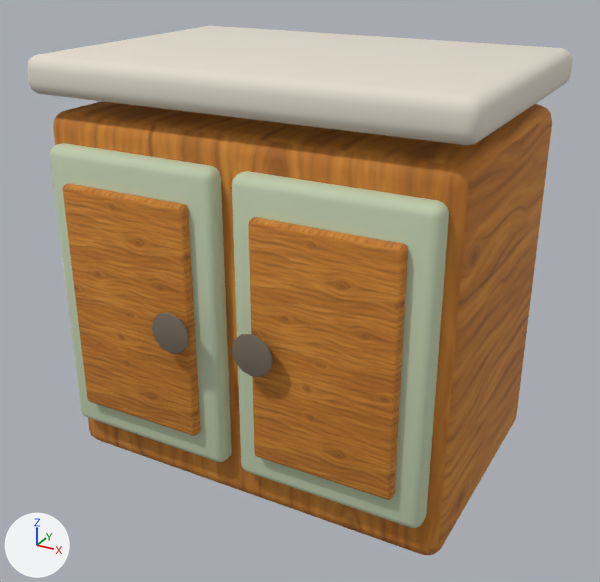
Before and after pictures for a commit that changed the glTF model public/models/furniture/base-cabinet.glb.
Both versions are drawn from a 50 mm camera at (0.796, -1.475, 1.133) aimed at (0.009, -0.043, 0.417). Arrows for +X, +Y and +Z are at lower left; the lights stay in place. The older version comes first. Vertices at exactly the same position are counted once.

Objects in the first picture: 'base-cabinet'.
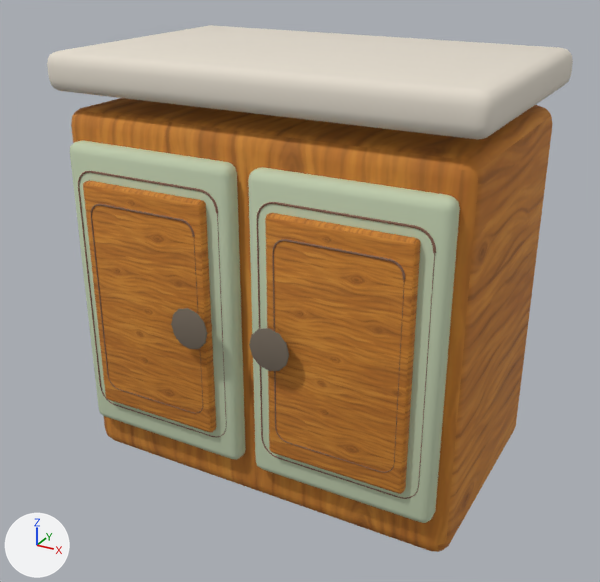
Changed parts and their boxes [x1, y1, x2, y2] in the pictures (600 x 582 px; the box of a moved part takes in the faces that stretch with it):
'base-cabinet', reshaped, moved: before [27, 26, 573, 555]; after [47, 25, 573, 552]
part 1 of me_cube_180, moved or reshaped: before [53, 101, 552, 555]; after [71, 98, 552, 552]
part 2 of me_cube_180, moved or reshaped: before [63, 184, 201, 436]; after [83, 180, 216, 432]
part 3 of me_cube_180, moved or reshaped: before [248, 217, 408, 500]; after [265, 213, 421, 494]
part 4 of me_cube_180, moved or reshaped: before [50, 143, 232, 462]; after [70, 140, 246, 459]
part 5 of me_cube_180, moved or reshaped: before [232, 171, 449, 528]; after [248, 167, 460, 523]
part 6 of me_cube_180, moved or reshaped: before [152, 313, 189, 354]; after [171, 308, 207, 349]
part 7 of me_cube_180, moved or reshaped: before [232, 334, 273, 377]; after [249, 328, 289, 371]
part 8 of me_cube_180, moved or reshaped: before [27, 26, 573, 145]; after [47, 25, 573, 140]
part 9 of me_cube_180, added: after [78, 171, 226, 438]
part 10 of me_cube_180, added: after [91, 204, 203, 413]
part 11 of me_cube_180, added: after [257, 202, 436, 499]
part 12 of me_cube_180, added: after [272, 239, 406, 473]

The change, as a diff of the scene's bpy script:
```diff
--- a/public/models/furniture/base-cabinet.glb.py
+++ b/public/models/furniture/base-cabinet.glb.py
@@ me_cube_180 @@
 # used by ob_base_cabinet; location = (0.0, 0.0, 0.417)
-me_cube_180.from_pydata(...)  # 816 vertices, 1596 faces; spans x -0.45..0.45, y -0.369..0.31, z -0.387..0.492
+me_cube_180.from_pydata(...)  # 1416 vertices, 2780 faces; spans x -0.45..0.45, y -0.31..0.31, z 0.0..0.91
+# me_cube_180 part 1: the loose piece of 96 vertices spanning x -0.432..0.432, y -0.285..0.285, z -0.384..0.384 is multiplied about its middle by the matrix ((1.0, 0.0, 0.0), (0.0, 0.913, 0.0), (0.0, 0.0, 1.035)), then moved by (0.0, 0.027, 0.401)
+# me_cube_180 part 2: the loose piece of 96 vertices spanning x -0.355..-0.068, y -0.339..-0.314, z -0.225..0.259 is multiplied about its middle by the matrix ((1.0, 0.0, 0.0), (0.0, 0.913, 0.0), (0.0, 0.0, 1.035)), then moved by (0.0, 0.055, 0.402)
+# me_cube_180 part 3: the loose piece of 96 vertices spanning x 0.068..0.355, y -0.339..-0.314, z -0.225..0.259 is multiplied about its middle by the matrix ((1.0, 0.0, 0.0), (0.0, 0.913, 0.0), (0.0, 0.0, 1.035)), then moved by (0.0, 0.055, 0.402)
+# me_cube_180 part 4: the loose piece of 96 vertices spanning x -0.405..-0.018, y -0.319..-0.264, z -0.292..0.326 is multiplied about its middle by the matrix ((1.0, 0.0, 0.0), (0.0, 0.913, 0.0), (0.0, 0.0, 1.035)), then moved by (0.0, 0.052, 0.402)
+# me_cube_180 part 5: the loose piece of 96 vertices spanning x 0.018..0.405, y -0.319..-0.264, z -0.292..0.326 is multiplied about its middle by the matrix ((1.0, 0.0, 0.0), (0.0, 0.913, 0.0), (0.0, 0.0, 1.035)), then moved by (0.0, 0.052, 0.402)
+# me_cube_180 part 6: the loose piece of 72 vertices spanning x -0.133..-0.047, y -0.369..-0.344, z -0.026..0.059 is scaled about its middle by (1, 0.913, 1.03), then moved by (0.0, 0.058, 0.402)
+# me_cube_180 part 7: the loose piece of 72 vertices spanning x 0.047..0.133, y -0.369..-0.344, z -0.026..0.059 is scaled about its middle by (1, 0.913, 1.03), then moved by (0.0, 0.058, 0.402)
+# me_cube_180 part 8: the loose piece of 96 vertices spanning x -0.45..0.45, y -0.31..0.31, z 0.417..0.492 is scaled about its middle by (1, 0.913, 1.03), then moved by (0.0, 0.027, 0.417)
+# me_cube_180 part 9: a new loose piece of 150 vertices spanning x -0.381..-0.041, y -0.267..-0.262, z 0.149..0.689, in mat_wood_dark (brown #86614d)
+# me_cube_180 part 10: a new loose piece of 150 vertices spanning x -0.338..-0.084, y -0.285..-0.28, z 0.207..0.631, in mat_wood_dark (brown #86614d)
+# me_cube_180 part 11: a new loose piece of 150 vertices spanning x 0.042..0.382, y -0.267..-0.262, z 0.149..0.689, in mat_wood_dark (brown #86614d)
+# me_cube_180 part 12: a new loose piece of 150 vertices spanning x 0.085..0.339, y -0.285..-0.28, z 0.207..0.631, in mat_wood_dark (brown #86614d)
+# other edits to the shape of me_cube_180 do not show in these pictures
 me_cube_180.materials.append(mat_wood_honey_textured)
@@ ob_base_cabinet @@
 ob_base_cabinet = bpy.data.objects.new('base-cabinet', me_cube_180)
-ob_base_cabinet.location = (0.0, 0.0, 0.417)
+ob_base_cabinet.location = (0.0, 0.0, 0.0)
```
